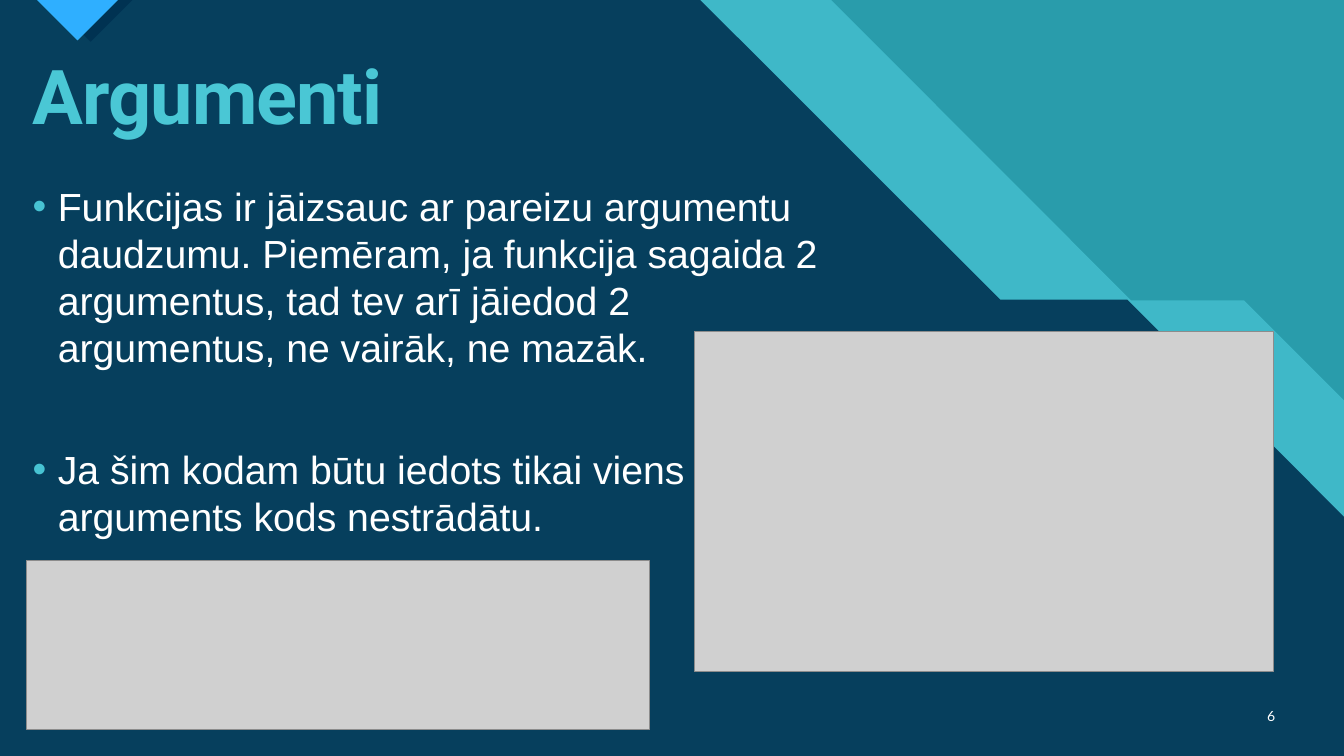
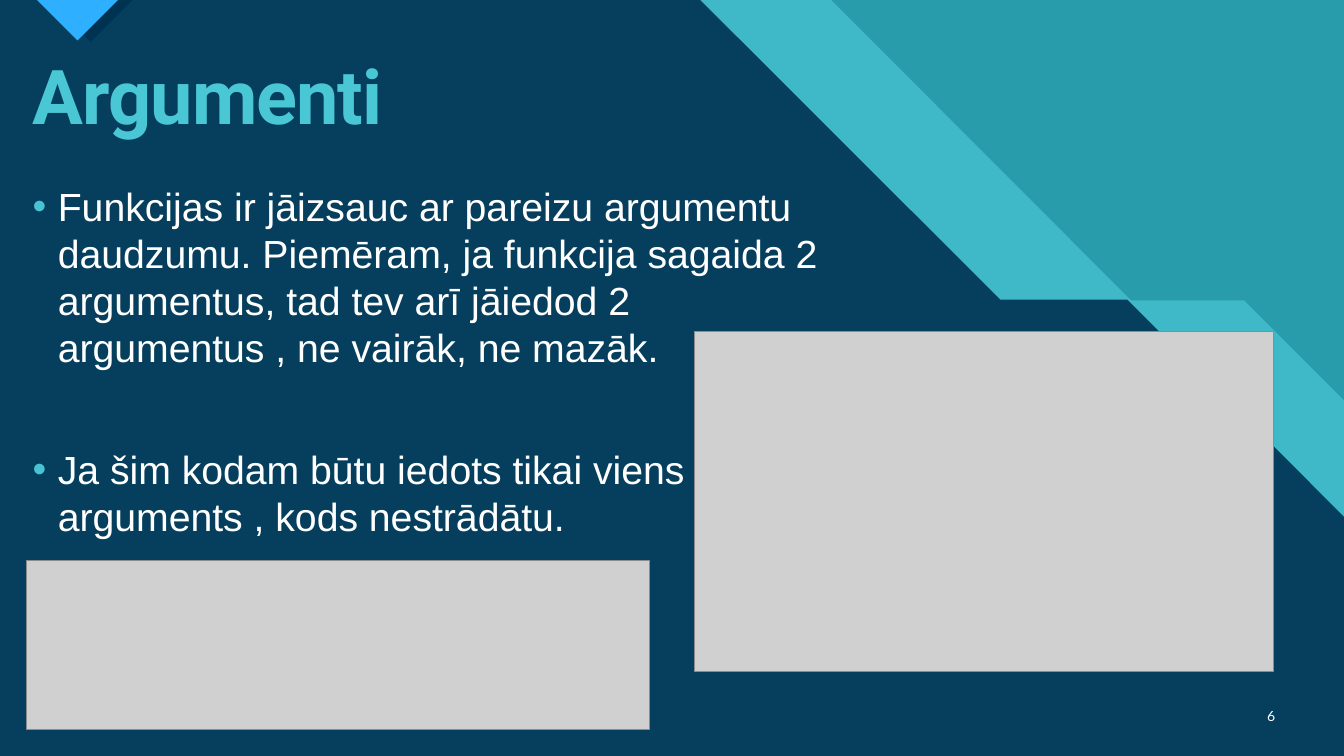
Before and after one commit to Klavinsnemakprogrammet/GalaEksamens2.Kurss, a slide deck: slide 6 of Python Funkcijas.pptx. Drawn at 1344x756 pixels with LibreOffice and Linux fonts; fonts in the diff are those of the drawing; grey boxes stand for pictures. Boxes give left, top, right and bottom in pixels: in the first picture for what was removed or moved away, otherwise in the second. Text is boxed around its words. In the diff, an @@ line names an element or a change of style, - is before the commit and + after.

```diff
--- a/Python Funkcijas.pptx
+++ b/Python Funkcijas.pptx
@@ text at <box>58,192,818,539</box>: text changed @@
-• Funkcijas ir jāizsauc ar pareizu argumentu daudzumu. Piemēram, ja funkcija sagaida 2 argumentus, tad tev arī jāiedod 2 argumentus, ne vairāk, ne mazāk.
-• Ja šim kodam būtu iedots tikai viens arguments kods nestrādātu.
+• Funkcijas ir jāizsauc ar pareizu argumentu daudzumu. Piemēram, ja funkcija sagaida 2 argumentus, tad tev arī jāiedod 2 argumentus , ne vairāk, ne mazāk.
+• Ja šim kodam būtu iedots tikai viens arguments , kods nestrādātu.
```
Also in this commit, not shown: 7 other slides changed, 6 slides added.
